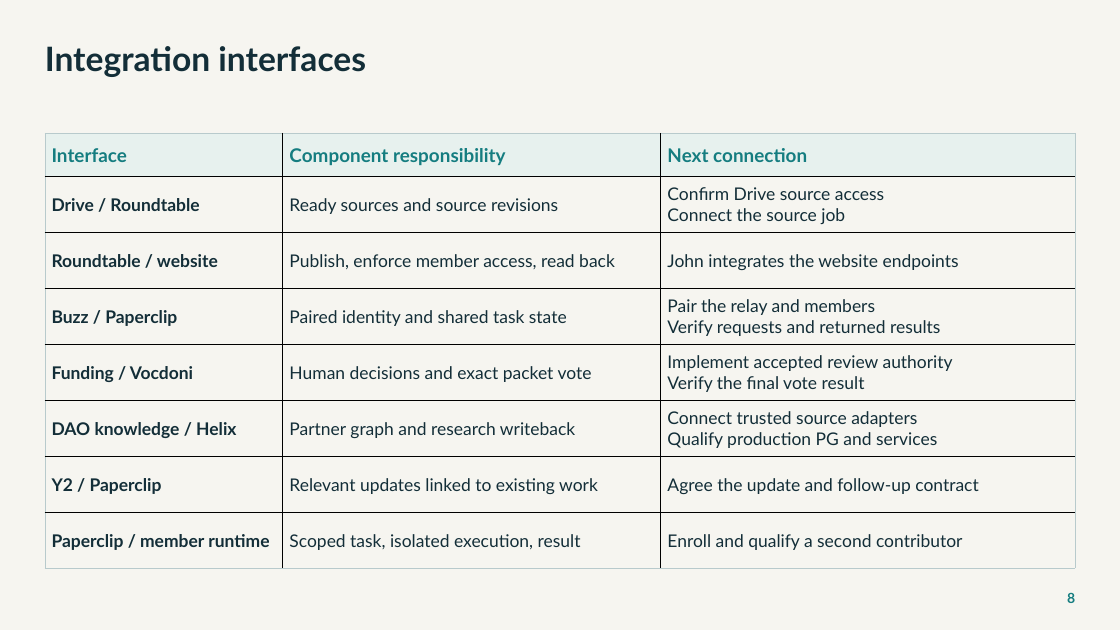
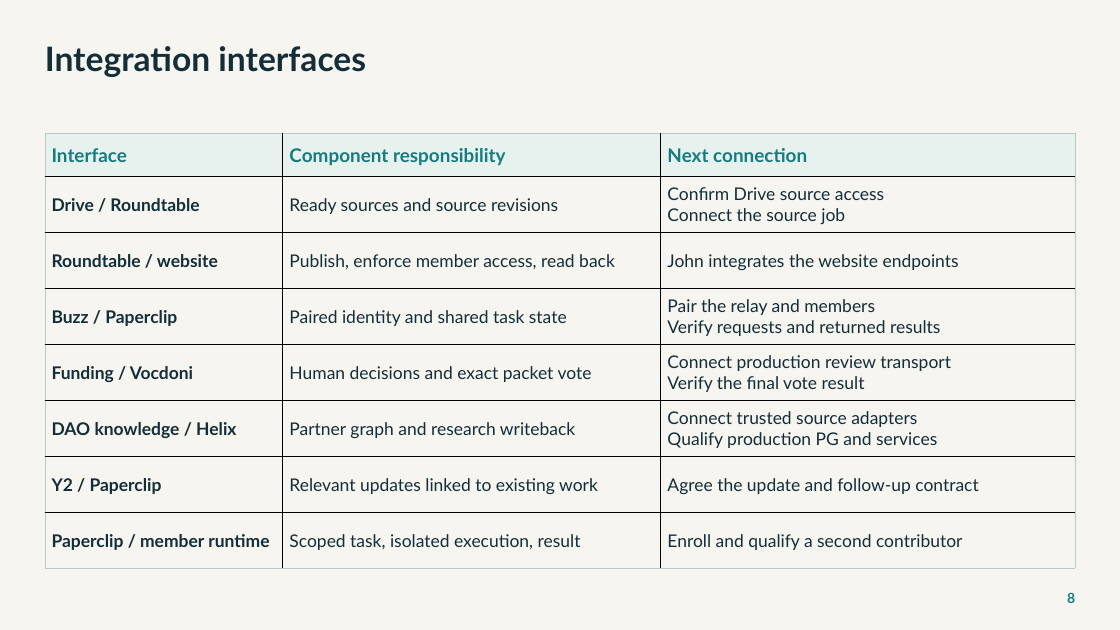
Before and after one commit to NetRxn/Inertia, a slide deck: slide 8 of Inertia-Architecture.pptx. Drawn at 1120x630 pixels with LibreOffice and Linux fonts; fonts in the diff are those of the drawing. Boxes give left, top, right and bottom in pixels: in the first picture for what was removed or moved away, otherwise in the second. Text is boxed around its words. In the diff, an @@ line names an element or a change of style, - is before the commit and + after.

Commit message:
docs: synchronize durable review completion and activation requirements

```diff
--- a/Inertia-Architecture.pptx
+++ b/Inertia-Architecture.pptx
@@ table at [45, 133, 1075, 568] @@
-row 5, column 3: Implement accepted review authority / Verify the final vote result
+row 5, column 3: Connect production review transport / Verify the final vote result
```
Also in this commit, not shown: 1 other slide changed, 21 other files.
